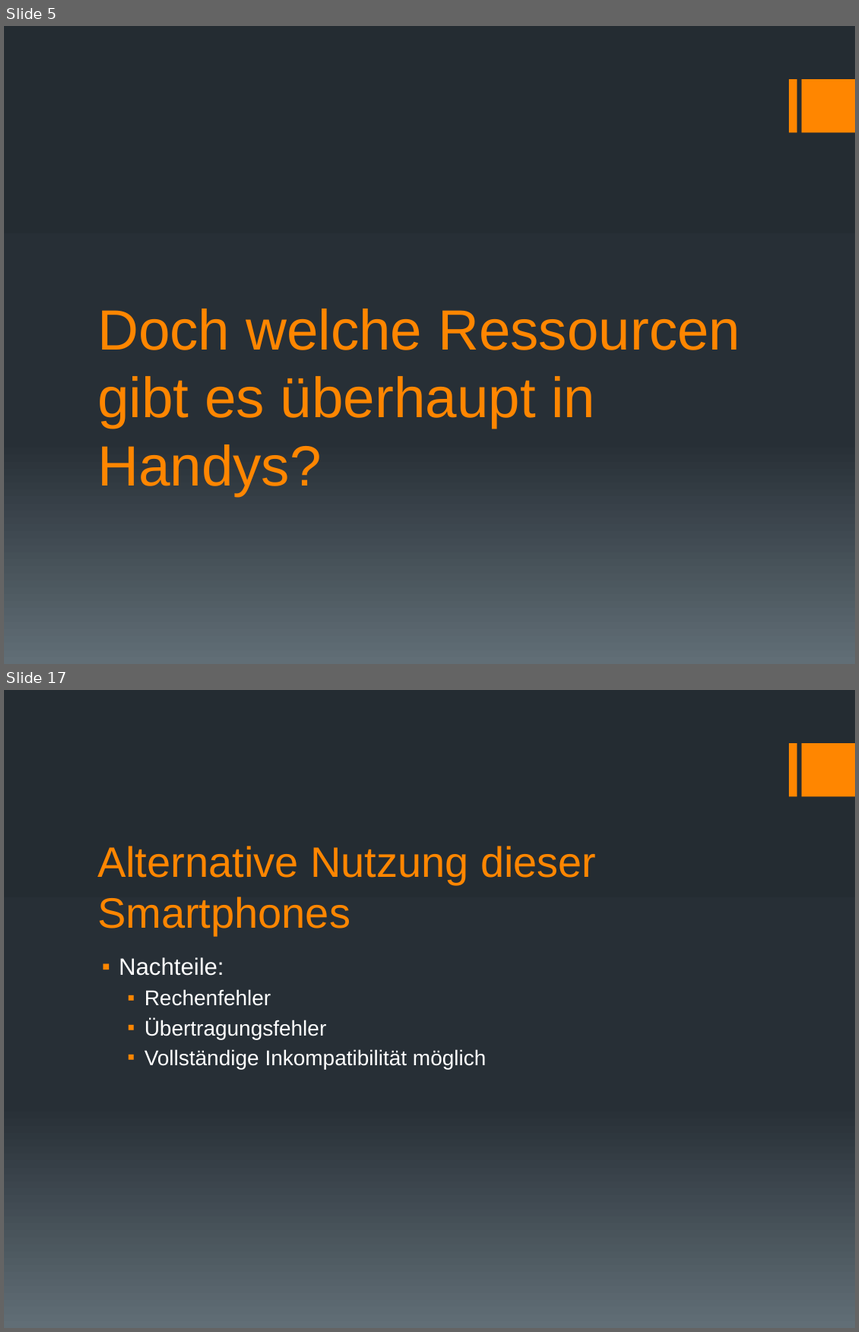
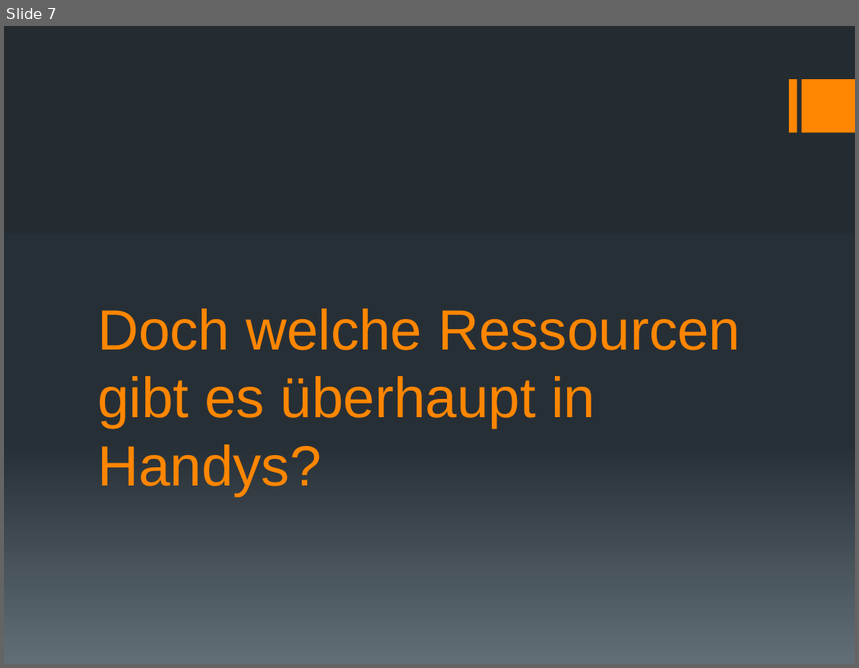
Before and after one commit to GymWenFLL/tpp_presentation, a slide deck: Gesamtpräsentation.pptx. Shown one above the other, each under a label of ours: slides 5 and 17 before the commit, slide 7 after it; the slides between them are not shown. The pictures are 859x1332 and 859x668 pixels, drawn with LibreOffice and Linux fonts; fonts in the diff are those of the drawing. Boxes give left, top, right and bottom in pixels: in the first picture for what was removed or moved away, otherwise in the second. Text is boxed around its words. In the diff, an @@ line names an element or a change of style, - is before the commit and + after.

```diff
--- a/Gesamtpräsentation.pptx
+++ b/Gesamtpräsentation.pptx
@@ slide 17 removed at [4, 690, 855, 1328], background gradient #242C33 to #273037 to #636D76; not listed: 2 template elements that a slide beside it also shows @@
@@ title removed at [97, 846, 596, 935] @@
-Alternative Nutzung dieser Smartphones
@@ text removed at [119, 958, 486, 1069] @@
-▪ Nachteile:
-  ▪ Rechenfehler
-  ▪ Übertragungsfehler
-  ▪ Vollständige Inkompatibilität möglich
@@ what was slide 5 is now slide 7 @@
```
Also in this commit, not shown: 10 slides changed, 12 slides added, 7 other slides removed, 2 other files.
